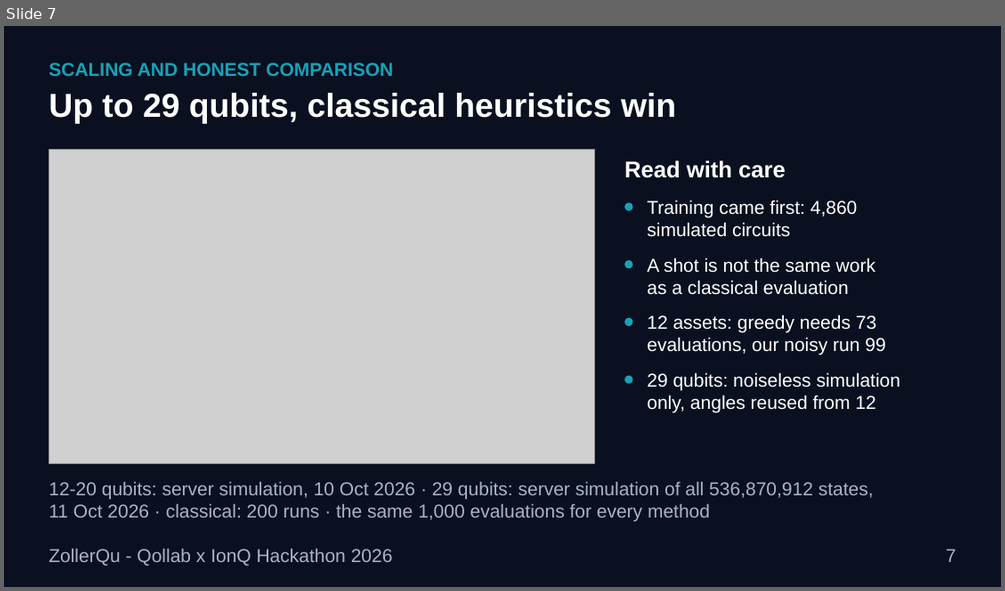
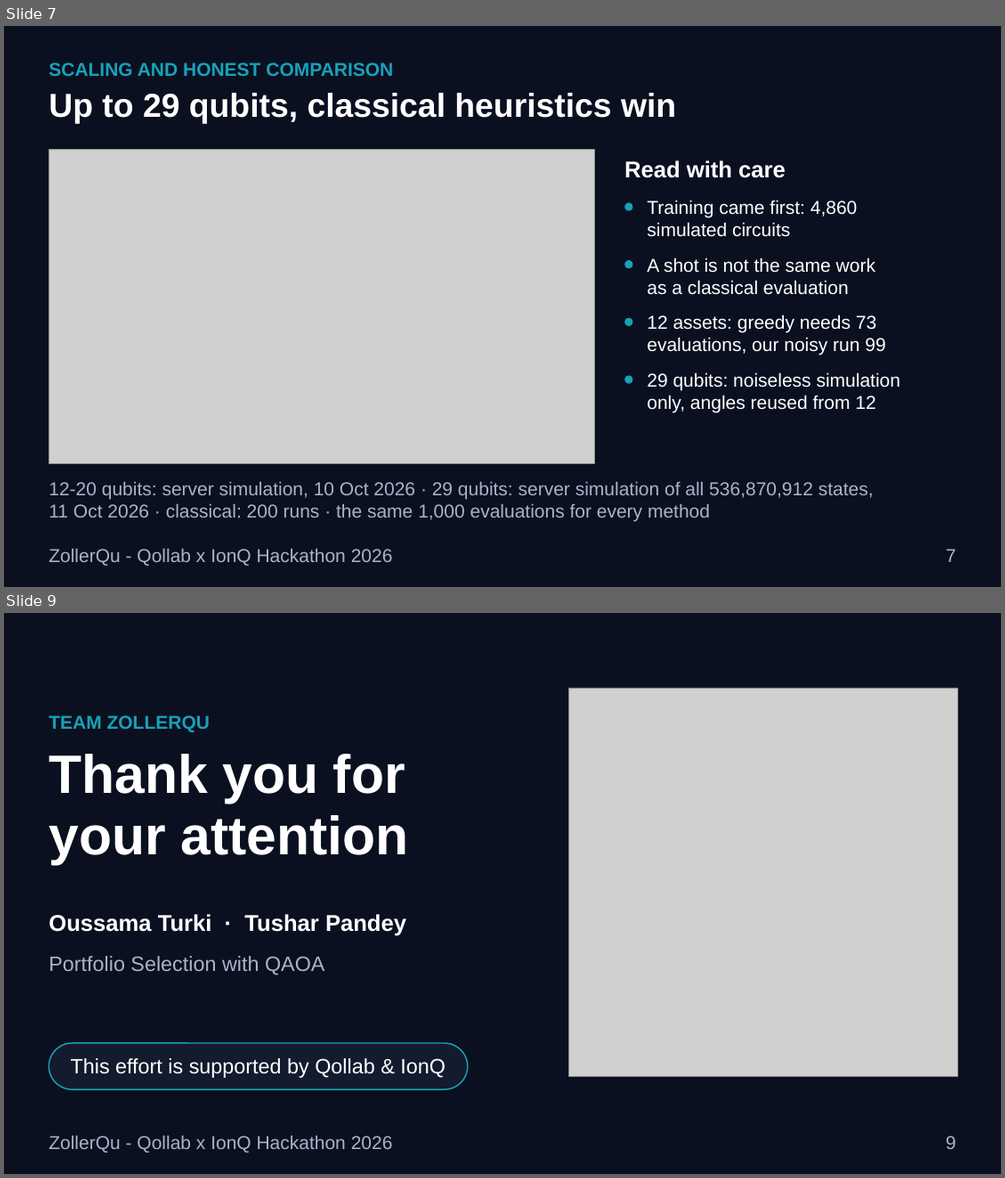
Before and after one commit to Oussema-t/zollerqu-qollab, a slide deck: slides/stocks_ZollerQu.pptx. Shown one above the other, each under a label of ours: slide 7 before the commit, slides 7 and 9 after it; the slides between them are not shown. The pictures are 1005x591 and 1005x1178 pixels, drawn with LibreOffice and Linux fonts; fonts in the diff are those of the drawing; grey boxes stand for pictures. Boxes give left, top, right and bottom in pixels: in the first picture for what was removed or moved away, otherwise in the second. Text is boxed around its words. In the diff, an @@ line names an element or a change of style, - is before the commit and + after.

```diff
--- a/slides/stocks_ZollerQu.pptx
+++ b/slides/stocks_ZollerQu.pptx
@@ slide 9 added at (x1=4, y1=613, x2=1001, y2=1174), background #0A1020 @@
@@ picture added at (x1=568, y1=688, x2=957, y2=1077) @@
@@ text added at (x1=48, y1=715, x2=210, y2=732), 18 pt, text #17A2B8, bold @@
+TEAM ZOLLERQU
@@ title added at (x1=48, y1=754, x2=408, y2=865), 52 pt, text #FFFFFF, bold @@
+Thank you for
+your attention
@@ text added at (x1=48, y1=914, x2=406, y2=936), 22 pt, text #FFFFFF, bold @@
+Oussama Turki · Tushar Pandey
@@ text added at (x1=48, y1=956, x2=325, y2=975), 20 pt, text #A9B4C6 @@
+Portfolio Selection with QAOA
@@ rounded rectangle added at (x1=48, y1=1043, x2=468, y2=1089), fill #131B2E, outline #17A2B8 1.25 pt @@
@@ text added at (x1=71, y1=1058, x2=445, y2=1078), 20 pt, text #FFFFFF @@
+This effort is supported by Qollab & IonQ
@@ text added at (x1=48, y1=1135, x2=393, y2=1152), 18 pt, text #A9B4C6 @@
+ZollerQu - Qollab x IonQ Hackathon 2026
@@ text added at (x1=946, y1=1135, x2=956, y2=1149), 18 pt, text #A9B4C6 @@
+9
```
Also in this commit, not shown: 1 slide changed, 1 slide removed, 4 other files.
